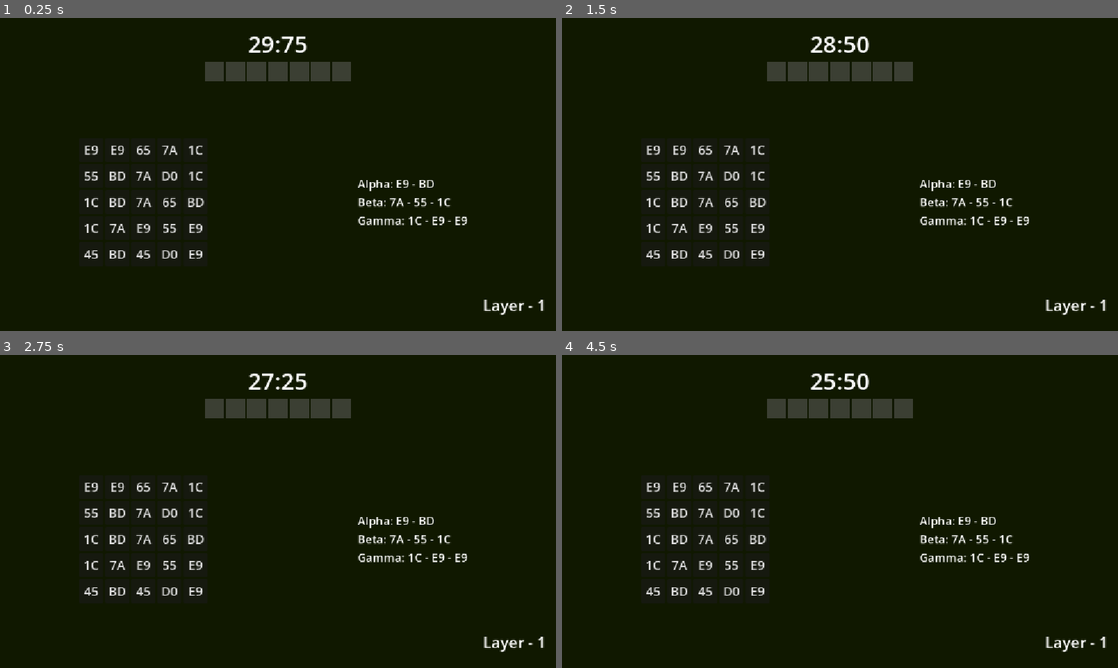
Above: before the commit, frames 1-4 (two rows, left to right).
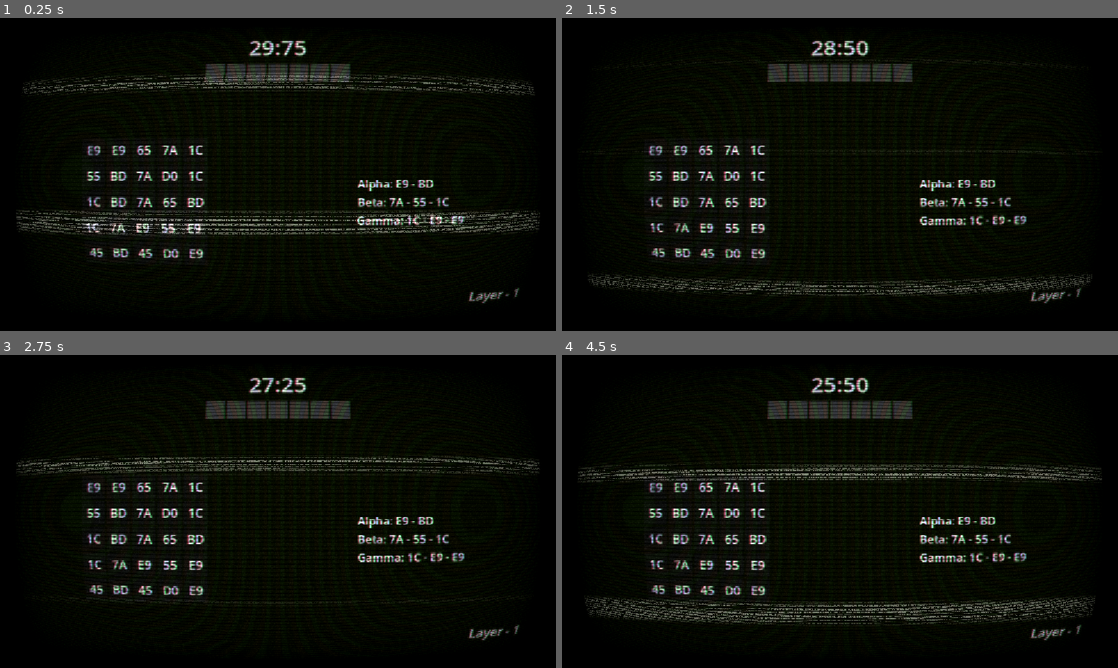
Above: after the commit, the same moments.

Repository: Martisos/Data-Hack-Minigame
Game: Godot game, scene res://scenes/main_game.tscn
Same seed, same stepped clock (60 frames per second), same inputs: the game is played once before the commit and once after it.
Inputs (mouse positions are in pixels of both pictures, inside the frame that each line leads up to):
- Up to frame 1 (0.25 s): no input
- Up to frame 2 (1.5 s): tap Enter at 0.5 s; move the mouse to (962, 158) at 0.52 s; hold Right 0.53-1.28 s; tap Alt at 0.6 s; click (962, 158) at 0.67 s; move the mouse to (728, 190) at 1.27 s; hold Down from 1.28 s (still down); tap Shift at 1.35 s; click (728, 190) at 1.42 s
- Up to frame 3 (2.75 s): move the mouse to (333, 442) at 2.02 s; release Down at 2.03 s; hold Right from 2.03 s (still down); tap Alt at 2.1 s; click (333, 442) at 2.17 s
- Up to frame 4 (4.5 s): move the mouse to (812, 574) at 2.77 s; release Right at 2.78 s; hold Up 2.78-3.53 s; tap Shift at 2.85, 4.35 s; click (812, 574) at 2.92 s; move the mouse to (1006, 558) at 3.52 s; hold Left from 3.53 s (still down); tap Alt at 3.6 s; click (1006, 558) at 3.67 s; move the mouse to (673, 464) at 4.27 s; click (673, 464) at 4.42 s

The runs differ from the first frame. In frame 1, 7.5% of the frame differs, in the area x 2-98%, y 5-95%; in frame 2, 5.4%; in frame 3, 5.6%; in frame 4, 8.2%.

Commit message:
Main Shader added
VHS shader added

Diff:
--- a/scenes/main_game.tscn
+++ b/scenes/main_game.tscn
@@ -2,6 +2,7 @@
 
 [ext_resource type="Script" uid="uid://byw2sduhbtdb" path="res://scripts/main_game.gd" id="1_s3esy"]
 [ext_resource type="PackedScene" uid="uid://ia8uxoc7c38i" path="res://scenes/level_ui.tscn" id="2_72e8q"]
+[ext_resource type="PackedScene" uid="uid://coudwahq5vxea" path="res://scenes/shader_layer.tscn" id="3_d2op2"]
 
 [node name="MainGame" type="Control" unique_id=1413659655]
 layout_mode = 3
@@ -82,3 +83,5 @@
 text = "Injection 3"
 
 [node name="LevelUI" parent="." unique_id=703004875 instance=ExtResource("2_72e8q")]
+
+[node name="ShaderLayer" parent="." unique_id=1508165670 instance=ExtResource("3_d2op2")]
--- /dev/null
+++ b/scenes/shader_layer.tscn
@@ -0,0 +1,39 @@
+[gd_scene format=3 uid="uid://coudwahq5vxea"]
+
+[ext_resource type="Shader" uid="uid://co45jukcf6qp5" path="res://shaders/tv.gdshader" id="1_8xm16"]
+
+[sub_resource type="ShaderMaterial" id="ShaderMaterial_dcqa8"]
+shader = ExtResource("1_8xm16")
+shader_parameter/overlay = false
+shader_parameter/scanlines_opacity = 0.4
+shader_parameter/scanlines_width = 0.25
+shader_parameter/grille_opacity = 0.3
+shader_parameter/resolution = Vector2(512, 384)
+shader_parameter/pixelate = false
+shader_parameter/roll = true
+shader_parameter/roll_speed = 8.0
+shader_parameter/roll_size = 15.0
+shader_parameter/roll_variation = 1.8
+shader_parameter/distort_intensity = 0.0050000002375
+shader_parameter/noise_opacity = 0.4
+shader_parameter/noise_speed = 5.0
+shader_parameter/static_noise_intensity = 0.030000001425
+shader_parameter/aberration = 0.010000047974999982
+shader_parameter/brightness = 1.4
+shader_parameter/discolor = true
+shader_parameter/warp_amount = 1.0
+shader_parameter/clip_warp = false
+shader_parameter/vignette_intensity = 0.4
+shader_parameter/vignette_opacity = 0.5
+
+[node name="ShaderLayer" type="CanvasLayer" unique_id=1508165670]
+layer = 100
+
+[node name="TVShader" type="ColorRect" parent="." unique_id=960553910]
+material = SubResource("ShaderMaterial_dcqa8")
+anchors_preset = 15
+anchor_right = 1.0
+anchor_bottom = 1.0
+grow_horizontal = 2
+grow_vertical = 2
+mouse_filter = 2
--- /dev/null
+++ b/shaders/tv.gdshader
@@ -0,0 +1,167 @@
+shader_type canvas_item;
+
+
+uniform sampler2D SCREEN_TEXTURE : hint_screen_texture, filter_linear_mipmap;
+
+
+uniform bool overlay = false;
+
+uniform float scanlines_opacity : hint_range(0.0, 1.0) = 0.4;
+uniform float scanlines_width : hint_range(0.0, 0.5) = 0.25;
+uniform float grille_opacity : hint_range(0.0, 1.0) = 0.3;
+uniform vec2 resolution = vec2(640.0, 480.0);
+
+uniform bool pixelate = true;
+
+uniform bool roll = true;
+uniform float roll_speed = 8.0;
+uniform float roll_size : hint_range(0.0, 100.0) = 15.0;
+uniform float roll_variation : hint_range(0.1, 5.0) = 1.8;
+uniform float distort_intensity : hint_range(0.0, 0.2) = 0.05;
+
+uniform float noise_opacity : hint_range(0.0, 1.0) = 0.4;
+uniform float noise_speed = 5.0;
+
+uniform float static_noise_intensity : hint_range(0.0, 1.0) = 0.06;
+
+uniform float aberration : hint_range(-1.0, 1.0) = 0.03;
+uniform float brightness = 1.4;
+uniform bool discolor = true;
+
+uniform float warp_amount : hint_range(0.0, 5.0) = 1.0;
+uniform bool clip_warp = false;
+
+uniform float vignette_intensity = 0.4;
+uniform float vignette_opacity : hint_range(0.0, 1.0) = 0.5;
+
+
+
+vec2 random(vec2 uv){
+    uv = vec2(dot(uv, vec2(127.1,311.7)), dot(uv, vec2(269.5,183.3)));
+    return -1.0 + 2.0 * fract(sin(uv) * 43758.5453123);
+}
+
+float noise(vec2 uv) {
+    vec2 uv_index = floor(uv);
+    vec2 uv_fract = fract(uv);
+    vec2 blur = smoothstep(0.0, 1.0, uv_fract);
+
+    return mix(
+        mix(dot(random(uv_index + vec2(0.0,0.0)), uv_fract - vec2(0.0,0.0)),
+            dot(random(uv_index + vec2(1.0,0.0)), uv_fract - vec2(1.0,0.0)), blur.x),
+        mix(dot(random(uv_index + vec2(0.0,1.0)), uv_fract - vec2(0.0,1.0)),
+            dot(random(uv_index + vec2(1.0,1.0)), uv_fract - vec2(1.0,1.0)), blur.x),
+        blur.y
+    ) * 0.5 + 0.5;
+}
+
+vec2 warp(vec2 uv){
+    vec2 delta = uv - 0.5;
+    float delta2 = dot(delta.xy, delta.xy);
+    float delta4 = delta2 * delta2;
+    float delta_offset = delta4 * warp_amount;
+    return uv + delta * delta_offset;
+}
+
+float border (vec2 uv){
+    float radius = min(warp_amount, 0.08);
+    radius = max(min(min(abs(radius * 2.0), abs(1.0)), abs(1.0)), 1e-5);
+    vec2 abs_uv = abs(uv * 2.0 - 1.0) - vec2(1.0, 1.0) + radius;
+    float dist = length(max(vec2(0.0), abs_uv)) / radius;
+    float square = smoothstep(0.96, 1.0, dist);
+    return clamp(1.0 - square, 0.0, 1.0);
+}
+
+float vignette(vec2 uv){
+    uv *= 1.0 - uv.xy;
+    float vignette = uv.x * uv.y * 15.0;
+    return pow(vignette, vignette_intensity * vignette_opacity);
+}
+
+
+void fragment()
+{
+    vec2 uv = overlay ? warp(SCREEN_UV) : warp(UV);
+    vec2 text_uv = uv;
+    vec2 roll_uv = vec2(0.0);
+    float time = roll ? TIME : 0.0;
+
+    if (pixelate){
+        text_uv = ceil(uv * resolution) / resolution;
+    }
+
+    float roll_line = 0.0;
+    if (roll || noise_opacity > 0.0){
+        roll_line = smoothstep(0.3, 0.9, sin(uv.y * roll_size - (time * roll_speed)));
+        roll_line *= roll_line * smoothstep(0.3, 0.9, sin(uv.y * roll_size * roll_variation - (time * roll_speed * roll_variation)));
+        roll_uv = vec2((roll_line * distort_intensity * (1.-UV.x)), 0.0);
+    }
+
+    vec4 text;
+    if (roll){
+        text.r = texture(SCREEN_TEXTURE, text_uv + roll_uv * 0.8 + vec2(aberration, 0.0) * .1).r;
+        text.g = texture(SCREEN_TEXTURE, text_uv + roll_uv * 1.2 - vec2(aberration, 0.0) * .1).g;
+        text.b = texture(SCREEN_TEXTURE, text_uv + roll_uv).b;
+        text.a = 1.0;
+    } else {
+        text.r = texture(SCREEN_TEXTURE, text_uv + vec2(aberration, 0.0) * .1).r;
+        text.g = texture(SCREEN_TEXTURE, text_uv - vec2(aberration, 0.0) * .1).g;
+        text.b = texture(SCREEN_TEXTURE, text_uv).b;
+        text.a = 1.0;
+    }
+
+    float r = text.r;
+    float g = text.g;
+    float b = text.b;
+
+    uv = warp(UV);
+
+    if (grille_opacity > 0.0){
+        float g_r = smoothstep(0.85, 0.95, abs(sin(uv.x * (resolution.x * 3.14159265))));
+        r = mix(r, r * g_r, grille_opacity);
+
+        float g_g = smoothstep(0.85, 0.95, abs(sin(1.05 + uv.x * (resolution.x * 3.14159265))));
+        g = mix(g, g * g_g, grille_opacity);
+
+        float b_b = smoothstep(0.85, 0.95, abs(sin(2.1 + uv.x * (resolution.x * 3.14159265))));
+        b = mix(b, b * b_b, grille_opacity);
+    }
+    text.r = clamp(r * brightness, 0.0, 1.0);
+    text.g = clamp(g * brightness, 0.0, 1.0);
+    text.b = clamp(b * brightness, 0.0, 1.0);
+
+    float scanlines = 0.5;
+    if (scanlines_opacity > 0.0){
+        scanlines = smoothstep(scanlines_width, scanlines_width + 0.5, abs(sin(uv.y * (resolution.y * 3.14159265))));
+        text.rgb = mix(text.rgb, text.rgb * vec3(scanlines), scanlines_opacity);
+    }
+
+    if (noise_opacity > 0.0){
+        float n = smoothstep(0.4, 0.5, noise(uv * vec2(2.0, 200.0) + vec2(10.0, (TIME * (noise_speed)))));
+        roll_line *= n * scanlines * clamp(random((ceil(uv * resolution) / resolution) + vec2(TIME * 0.8, 0.0)).x + 0.8, 0.0, 1.0);
+        text.rgb = clamp(mix(text.rgb, text.rgb + roll_line, noise_opacity), vec3(0.0), vec3(1.0));
+    }
+
+    if (static_noise_intensity > 0.0){
+        text.rgb += clamp(random((ceil(uv * resolution) / resolution) + fract(TIME)).x, 0.0, 1.0) * static_noise_intensity;
+    }
+
+    text.rgb *= border(uv);
+    text.rgb *= vignette(uv);
+
+    if (clip_warp){
+        text.a = border(uv);
+    }
+
+    if (discolor){
+        float saturation = 0.5;
+        float contrast = 1.2;
+        vec3 greyscale = vec3(text.r + text.g + text.b) / 3.;
+        text.rgb = mix(text.rgb, greyscale, saturation);
+
+        float midpoint = pow(0.5, 2.2);
+        text.rgb = (text.rgb - vec3(midpoint)) * contrast + midpoint;
+    }
+
+    COLOR = text;
+}
--- /dev/null
+++ b/shaders/tv2.gdshader
@@ -0,0 +1,238 @@
+shader_type canvas_item;
+render_mode unshaded;
+
+/*
+	CRT + VHS full-screen post-process shader for Godot 4.5 / 4.6.
+
+	How it works:
+	This shader reads the already-rendered screen using hint_screen_texture + SCREEN_UV,
+	then redraws it with CRT/VHS effects.
+
+	Important layering note:
+	This shader only affects things drawn behind this ColorRect.
+
+	Clean UI setup:
+	- Put the CRT shader ColorRect on a lower CanvasLayer.
+	- Put your UI/HUD on a higher CanvasLayer.
+
+	CRT/VHS UI setup:
+	- Put your UI/HUD behind the shader.
+	- Put the CRT shader ColorRect on a higher CanvasLayer.
+
+	Same CanvasLayer setup:
+	- Give the CRT shader ColorRect a higher z_index than the things you want affected.
+	- Anything with a higher z_index than the shader will be drawn clean above it.
+
+	Also recommended:
+	Set the shader ColorRect Mouse Filter to Ignore so it does not block UI clicks.
+*/
+
+uniform sampler2D screen_texture : hint_screen_texture, repeat_disable, filter_nearest;
+
+// --- Color controls ---
+uniform float brightness : hint_range(0.0, 2.0) = 1.02;
+uniform float contrast : hint_range(0.0, 2.0) = 1.08;
+uniform float saturation : hint_range(0.0, 2.0) = 1.10;
+uniform float gamma : hint_range(0.2, 3.0) = 1.05;
+
+// --- CRT geometry / lens ---
+uniform float curvature : hint_range(0.0, 0.40) = 0.14;
+uniform float corner_soften : hint_range(0.0, 0.20) = 0.06;
+uniform float vignette : hint_range(0.0, 1.00) = 0.38;
+
+// --- Scanlines / phosphor ---
+uniform float scanline_strength : hint_range(0.0, 2.0) = 0.95;
+uniform float scanline_density : hint_range(0.5, 3.0) = 1.15;
+uniform float interlace_strength : hint_range(0.0, 1.0) = 0.20;
+
+// Shadow mask / RGB triads.
+// Turn mask_strength down if the screen-door effect is too strong.
+uniform float mask_strength : hint_range(0.0, 1.0) = 0.22;
+uniform float mask_scale : hint_range(0.5, 4.0) = 1.0;
+
+// --- VHS / VCR artifacts ---
+uniform float chroma_offset_px : hint_range(0.0, 6.0) = 1.6;
+uniform float luma_smear_px : hint_range(0.0, 8.0) = 2.2;
+uniform float jitter_px : hint_range(0.0, 8.0) = 1.8;
+uniform float wobble_px : hint_range(0.0, 10.0) = 1.5;
+
+uniform float tape_noise : hint_range(0.0, 1.0) = 0.22;
+uniform float tape_lines : hint_range(0.0, 1.0) = 0.35;
+
+uniform float roll_speed : hint_range(0.0, 1.5) = 0.10;
+uniform float roll_strength : hint_range(0.0, 0.6) = 0.15;
+
+// --- Cheap bloom-ish glow ---
+uniform float glow_strength : hint_range(0.0, 2.0) = 0.25;
+uniform float glow_threshold : hint_range(0.0, 1.0) = 0.65;
+
+float hash11(float n) {
+	return fract(sin(n) * 43758.5453123);
+}
+
+float hash12(vec2 p) {
+	return fract(sin(dot(p, vec2(127.1, 311.7))) * 43758.5453123);
+}
+
+vec2 crt_curve(vec2 uv, float k) {
+	// Barrel distortion style curve.
+	vec2 cc = uv * 2.0 - 1.0;
+	vec2 d = cc * cc;
+	cc *= 1.0 + k * vec2(d.y, d.x);
+	return cc * 0.5 + 0.5;
+}
+
+float inside01(vec2 uv) {
+	// Returns 1.0 if uv is inside the 0.0 to 1.0 screen area.
+	return step(0.0, uv.x) * step(uv.x, 1.0) * step(0.0, uv.y) * step(uv.y, 1.0);
+}
+
+vec3 apply_color_controls(vec3 color) {
+	// Brightness.
+	color *= brightness;
+
+	// Contrast around 0.5.
+	color = mix(vec3(0.5), color, contrast);
+
+	// Saturation.
+	float luma = dot(color, vec3(0.2126, 0.7152, 0.0722));
+	color = mix(vec3(luma), color, saturation);
+
+	// Gamma.
+	color = pow(max(color, vec3(0.0)), vec3(1.0 / max(gamma, 0.0001)));
+
+	return color;
+}
+
+vec3 triad_mask(vec2 frag_xy) {
+	// Simple RGB triad mask across the X axis.
+	float x = floor(frag_xy.x / max(mask_scale, 0.0001));
+	float triad_index = mod(x, 3.0);
+
+	if (triad_index < 1.0) {
+		return vec3(1.10, 0.85, 0.85);
+	}
+
+	if (triad_index < 2.0) {
+		return vec3(0.85, 1.10, 0.85);
+	}
+
+	return vec3(0.85, 0.85, 1.10);
+}
+
+vec3 sample_screen(vec2 uv) {
+	return textureLod(screen_texture, uv, 0.0).rgb;
+}
+
+void fragment() {
+	vec2 px = SCREEN_PIXEL_SIZE;
+	vec2 res = 1.0 / px;
+	float t = TIME;
+
+	// Start from screen UV.
+	vec2 uv = SCREEN_UV;
+
+	// --- VHS line jitter ---
+	float y_line = floor(uv.y * res.y);
+	float jitter_random = hash11(y_line + floor(t * 15.0) * 37.0);
+	float jitter = (jitter_random - 0.5) * 2.0;
+	uv.x += jitter * jitter_px * px.x;
+
+	// --- Slow horizontal wobble ---
+	uv.x += sin(uv.y * 8.0 + t * 1.2) * wobble_px * px.x;
+
+	// --- CRT curve ---
+	vec2 cuv = crt_curve(uv, curvature);
+	float in_bounds = inside01(cuv);
+
+	// --- Rounded corners / soft screen edge ---
+	vec2 corner_distance = abs(cuv - 0.5) * 2.0;
+	float edge = max(corner_distance.x, corner_distance.y);
+	float corner_mask = 1.0 - smoothstep(1.0 - corner_soften, 1.0, edge);
+
+	// --- Chromatic aberration / VHS chroma shift ---
+	vec2 chroma_offset = vec2(chroma_offset_px * px.x, 0.0);
+
+	float red = sample_screen(cuv + chroma_offset).r;
+	float green = sample_screen(cuv).g;
+	float blue = sample_screen(cuv - chroma_offset).b;
+
+	vec3 color = vec3(red, green, blue);
+
+	// --- Luma smear / horizontal ghosting ---
+	float smear = luma_smear_px * px.x;
+
+	vec3 smear_right = sample_screen(cuv + vec2(smear, 0.0));
+	vec3 smear_left = sample_screen(cuv - vec2(smear, 0.0));
+	vec3 smeared_color = (color + smear_right + smear_left) / 3.0;
+
+	color = mix(color, smeared_color, 0.35);
+
+	// --- Scanlines ---
+	float scanline_wave = sin(cuv.y * res.y * 3.14159 * scanline_density);
+	float scanline_darkening = 0.5 - 0.5 * scanline_wave;
+	float scanline_multiplier = 1.0 - scanline_strength * scanline_darkening;
+
+	color *= scanline_multiplier;
+
+	// --- Interlacing flicker ---
+	float field = mod(floor(FRAGCOORD.y) + floor(t * 60.0), 2.0);
+	color *= 1.0 - interlace_strength * field * 0.10;
+
+	// --- Rolling tracking bar ---
+	float roll_y = fract(t * max(roll_speed, 0.0001));
+	float roll_distance = abs(cuv.y - roll_y);
+	float roll_bar = smoothstep(0.20, 0.0, roll_distance);
+
+	color += roll_bar * roll_strength * vec3(0.12);
+
+	// --- Random horizontal tape tracking lines ---
+	float line_random = hash11(y_line * 0.7 + floor(t * 12.0) * 11.0);
+	float tape_line = smoothstep(0.985, 1.0, line_random) * tape_lines;
+
+	color += tape_line * vec3(0.18);
+
+	// --- Grain ---
+	float noise = hash12(FRAGCOORD.xy + vec2(t * 120.0, t * 90.0));
+	float grain = (noise - 0.5) * 2.0;
+
+	color += grain * tape_noise * 0.06;
+
+	// --- Occasional white specks ---
+	float speck_random = hash12(FRAGCOORD.xy * 0.73 + t * 40.0);
+	float speck = smoothstep(0.995, 1.0, speck_random);
+
+	color += speck * tape_noise * 0.25;
+
+	// --- Cheap glow on bright pixels ---
+	vec3 center_color = color;
+
+	vec3 glow_right = sample_screen(cuv + vec2(px.x, 0.0));
+	vec3 glow_left = sample_screen(cuv - vec2(px.x, 0.0));
+	vec3 glow_up = sample_screen(cuv + vec2(0.0, px.y));
+	vec3 glow_down = sample_screen(cuv - vec2(0.0, px.y));
+
+	vec3 blur = (center_color + glow_right + glow_left + glow_up + glow_down) / 5.0;
+	float brightness_value = dot(blur, vec3(0.2126, 0.7152, 0.0722));
+	vec3 glow = max(blur - vec3(glow_threshold), vec3(0.0));
+
+	color += glow * glow_strength * (0.5 + 0.5 * brightness_value);
+
+	// --- Vignette ---
+	vec2 vignette_uv = cuv - 0.5;
+	float vignette_mask = smoothstep(0.9, 0.2, dot(vignette_uv, vignette_uv) * 2.2);
+
+	color *= mix(1.0 - vignette, 1.0, vignette_mask);
+
+	// --- Shadow mask / RGB triads ---
+	vec3 mask = triad_mask(FRAGCOORD.xy);
+	color *= mix(vec3(1.0), mask, mask_strength);
+
+	// --- Color grading ---
+	color = apply_color_controls(color);
+
+	// Outside the curved screen / rounded edges fades to black.
+	color *= in_bounds * corner_mask;
+
+	COLOR = vec4(color, 1.0);
+}
Not shown, added: shaders/tv.gdshader.uid
Not shown, added: shaders/tv2.gdshader.uid
